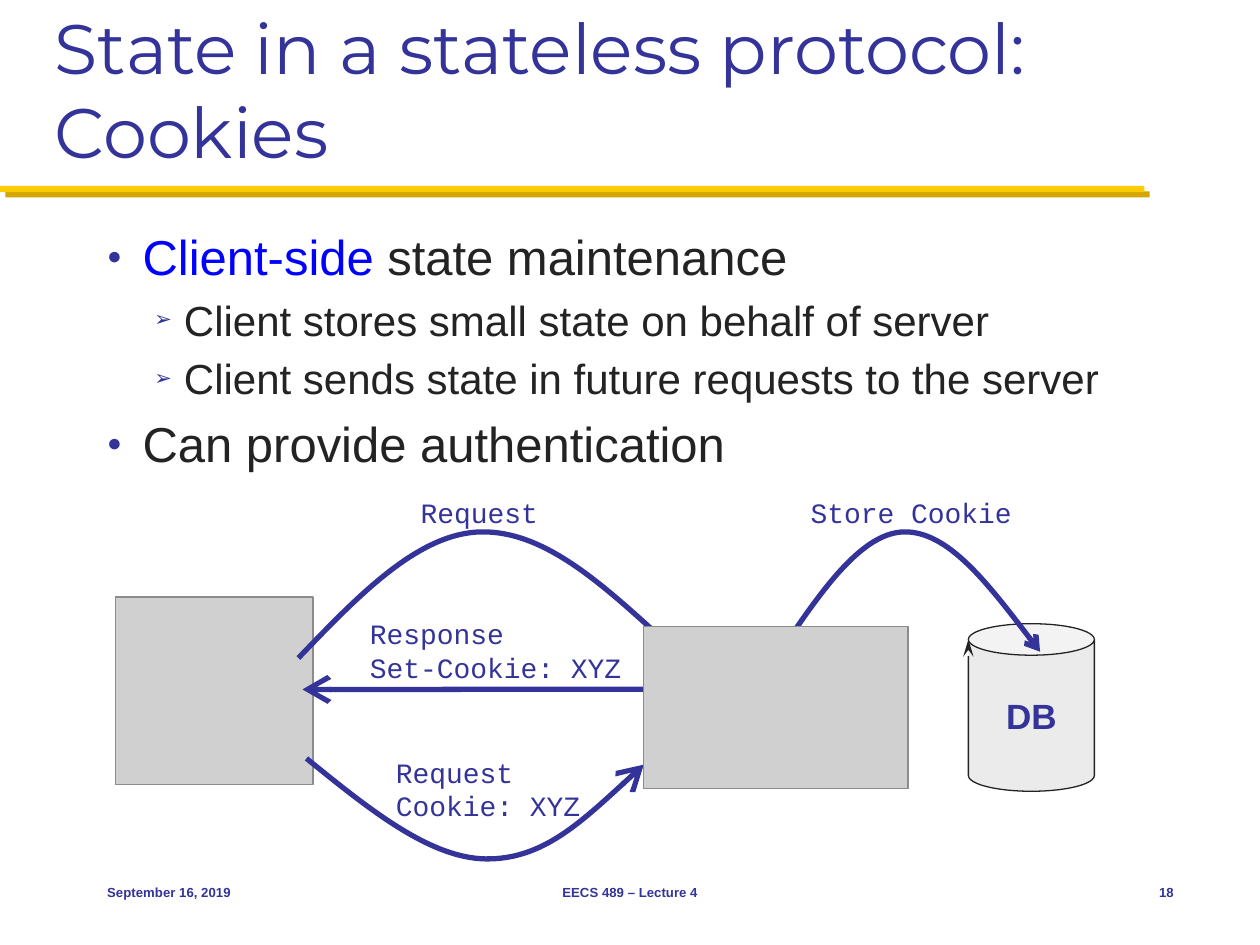
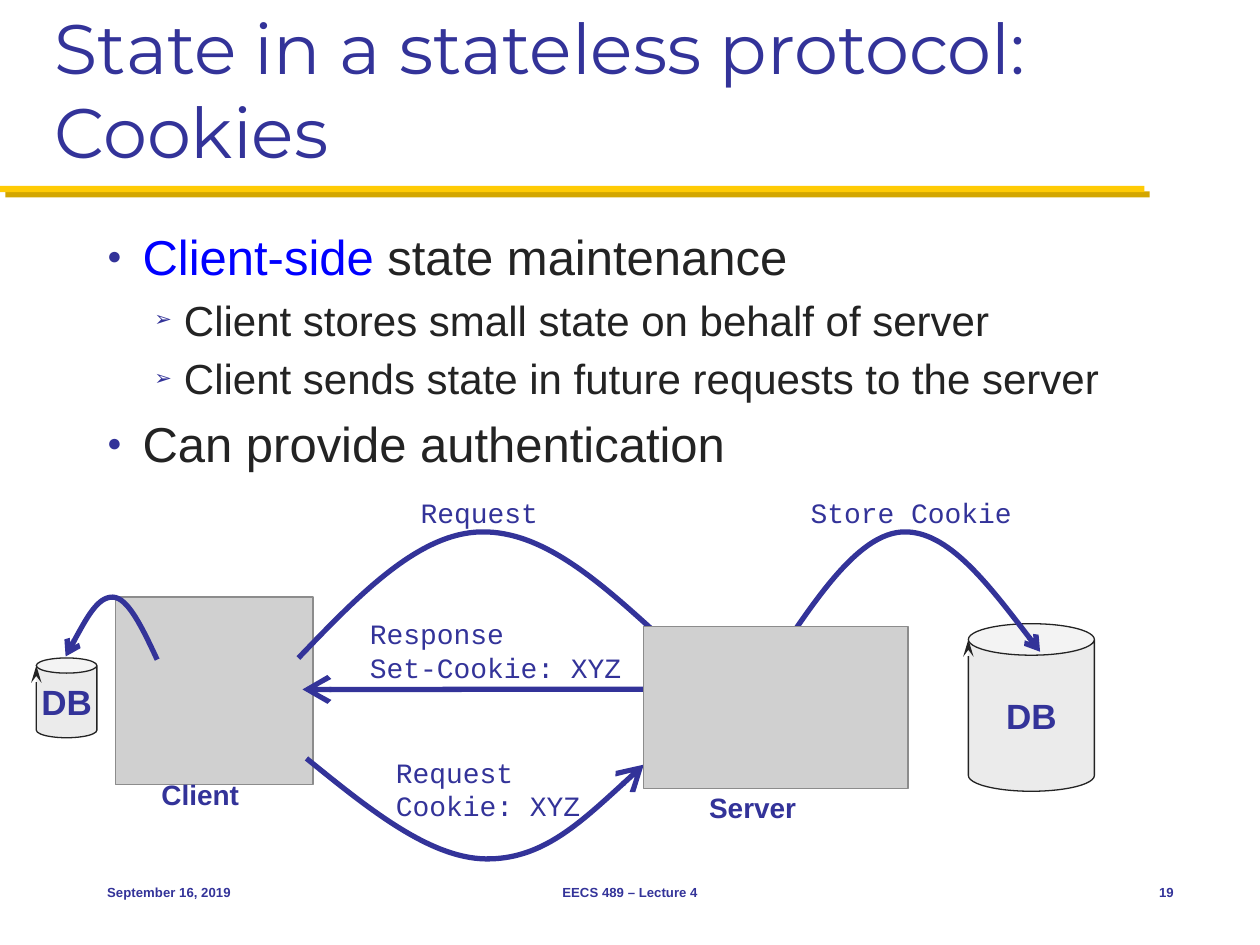
Before and after one commit to mosharaf/eecs489, a slide deck: slide 19 of Slides/091619.pptx (slide 18 before the commit). Drawn at 1260x945 pixels with LibreOffice and Linux fonts; fonts in the diff are those of the drawing; grey boxes stand for pictures. Boxes give left, top, right and bottom in pixels: in the first picture for what was removed or moved away, otherwise in the second. Text is boxed around its words. In the diff, an @@ line names an element or a change of style, - is before the commit and + after.

```diff
--- a/Slides/091619.pptx
+++ b/Slides/091619.pptx
@@ freeform shape added at [66,597,158,660], outline #333399 3 pt @@
@@ cylinder added at [37,658,97,737], fill #EBEBEB, outline #232323 0.75 pt, 20 pt, text #333399, bold @@
+DB
@@ text added at [161,783,238,806], 16 pt, text #333399, bold @@
+Client
@@ text added at [709,798,796,819], 16 pt, text #333399, bold @@
+Server
```
Also in this commit, not shown: 9 other slides changed, 1 slide added.
